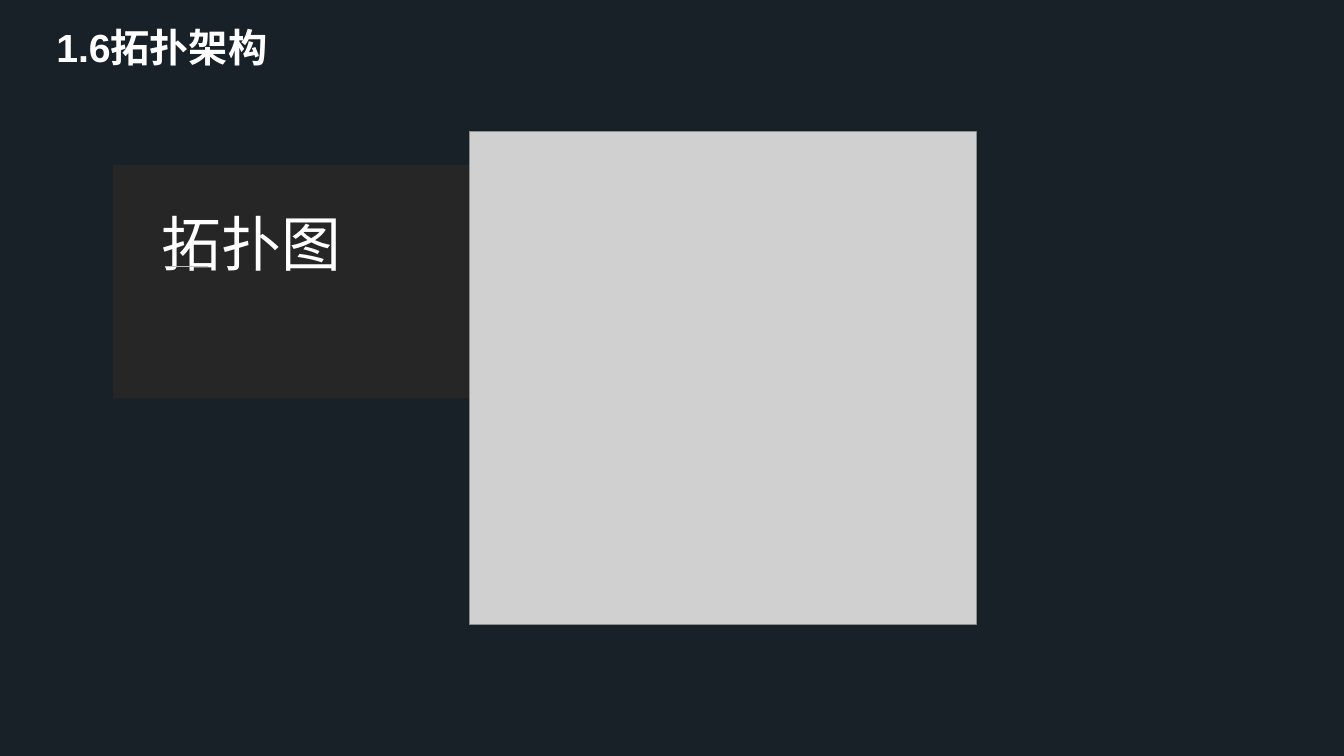
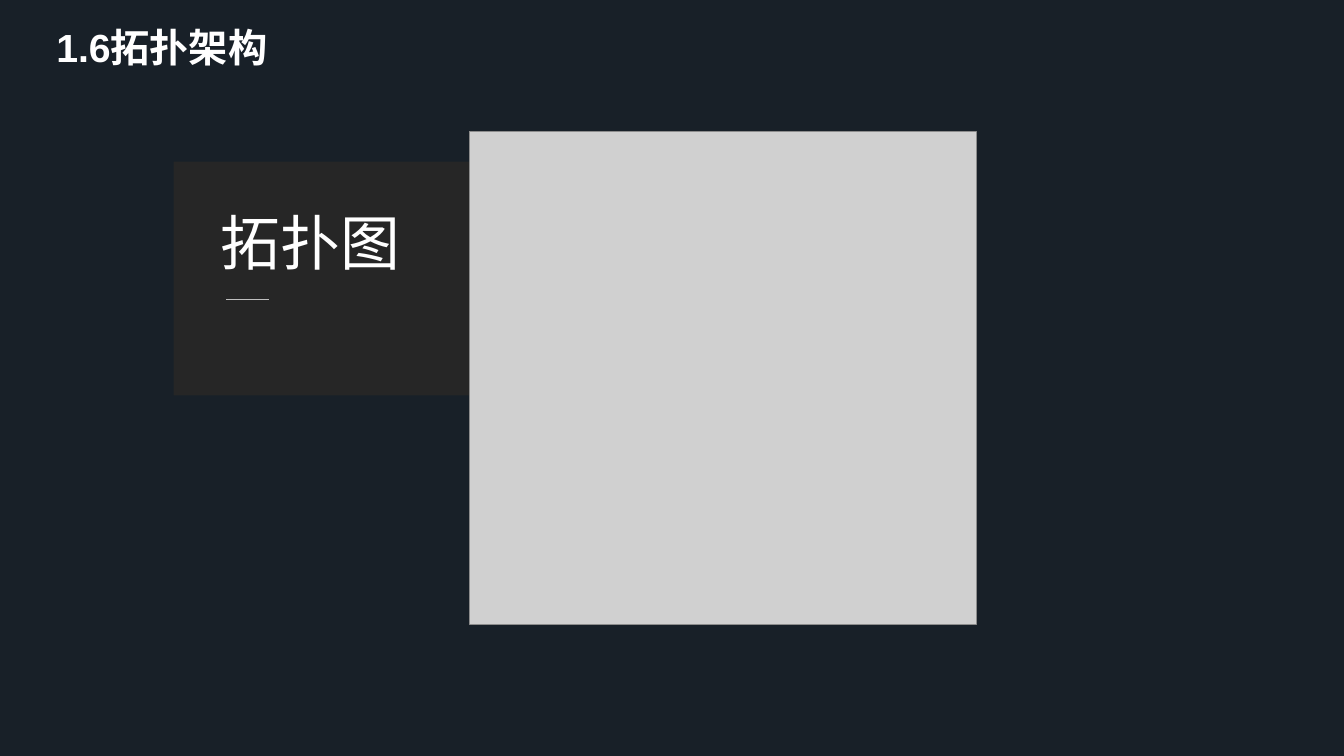
Before and after one commit to Software-Training/Development-steps, a slide deck: slide 11 of 项目架构与框架.pptx. Drawn at 1344x756 pixels with LibreOffice and Linux fonts; fonts in the diff are those of the drawing; grey boxes stand for pictures. Boxes give left, top, right and bottom in pixels: in the first picture for what was removed or moved away, otherwise in the second. Text is boxed around its words. In the diff, an @@ line names an element or a change of style, - is before the commit and + after.

```diff
--- a/项目架构与框架.pptx
+++ b/项目架构与框架.pptx
@@ freeform shape: place and size @@
-freeform shape at [113,164,534,398]
+freeform shape at [173,161,595,395]
@@ text "拓扑图": place and size @@
-text "拓扑图" at [162,215,341,271]
+text "拓扑图" at [221,214,400,270]
@@ freeform shape: place and size @@
-freeform shape at [165,267,208,267]
+freeform shape at [227,299,269,311]
```
Also in this commit, not shown: 1 other slide changed.
